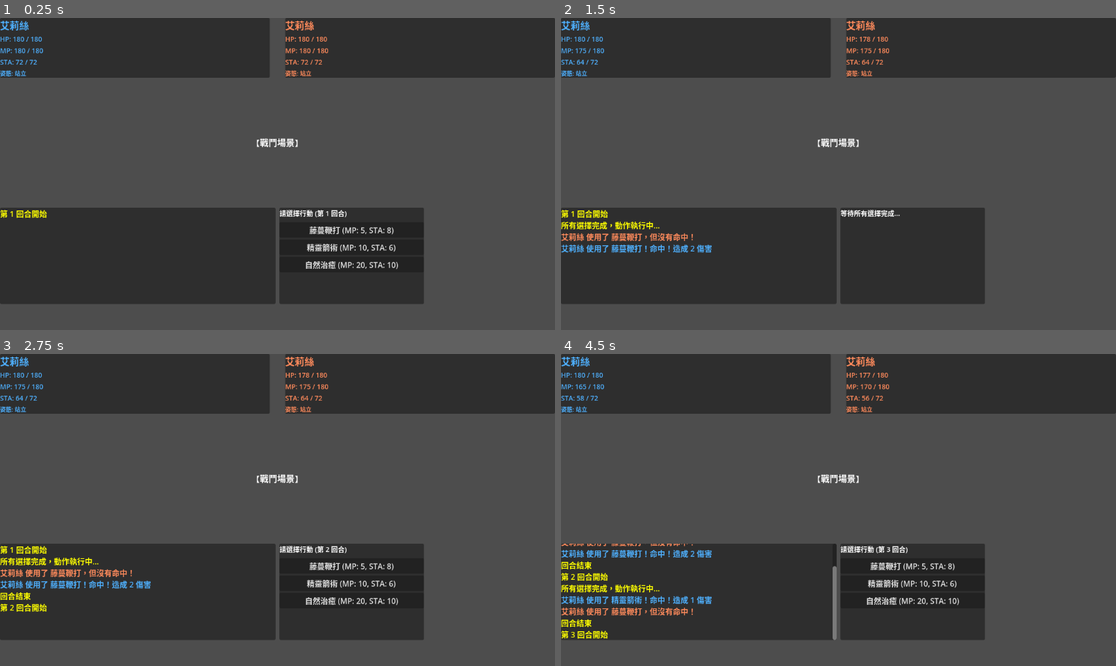
Above: before the commit, frames 1-4 (two rows, left to right).
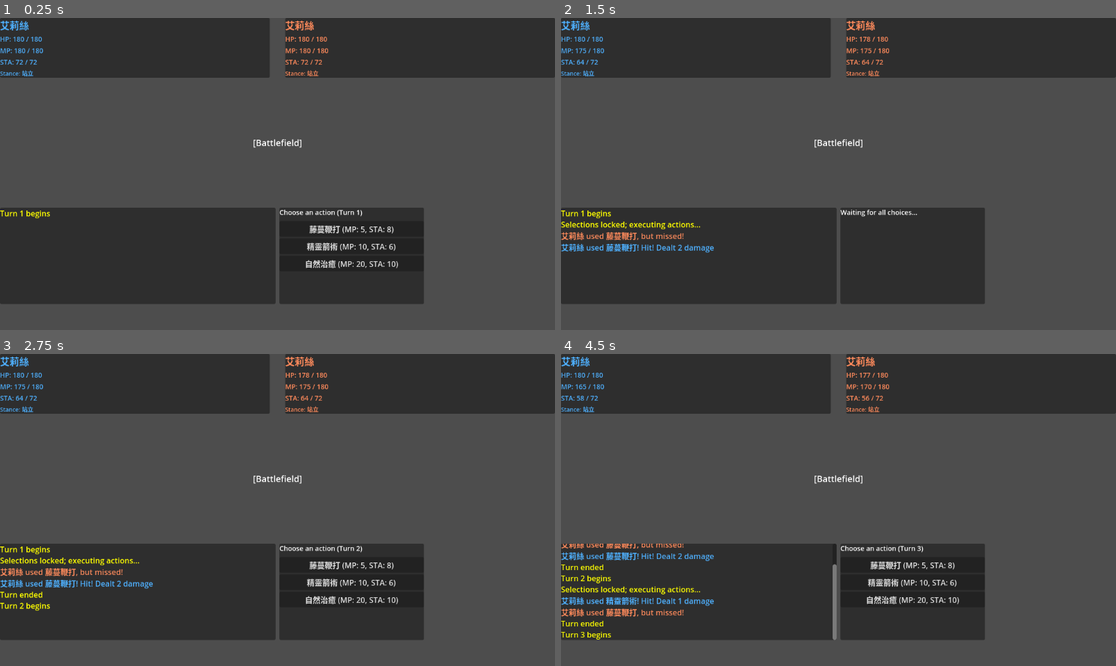
Above: after the commit, the same moments.

Repository: STRockefeller/battle-game-book
Game: Godot game, scene res://scenes/BattleUI.tscn
Same seed, same stepped clock (60 frames per second), same inputs: the game is played once before the commit and once after it. This scene is started directly instead of the project's main scene.
Inputs:
- Up to frame 1 (0.25 s): no input
- Up to frame 2 (1.5 s): click "藤蔓鞭打 (MP: 5, STA: 8)" at 0.5 s; tap Enter at 1.25 s
- Up to frame 3 (2.75 s): tap Space at 2 s
- Up to frame 4 (4.5 s): click "精靈箭術 (MP: 10, STA: 6)" at 2.75 s; tap Enter at 4.25 s

The runs differ from the first frame. In frame 1, 1.3% of the frame differs, in the area x 0-72%, y 16-81%; in frame 2, 2.0%; in frame 3, 2.9%; in frame 4, 3.8%, in the area x 0-72%, y 16-92%.

Commit message:
🌐 localization: Add localization support with English and Traditional Chinese translations

Diff:
--- a/project.godot
+++ b/project.godot
@@ -18,3 +18,4 @@
 [autoload]
 
 BattleConfig="*res://scripts/BattleConfig.gd"
+Localization="*res://scripts/Localization.gd"
--- a/scripts/Battle.gd
+++ b/scripts/Battle.gd
@@ -34,11 +34,13 @@
 @onready var log_content = $MainContainer/BottomContainer/LogBox/MarginContainer/LogContent
 @onready var instruction_label = $MainContainer/BottomContainer/ActionPanel/MarginContainer/VBoxContainer/InstructionLabel
 @onready var moves_container = $MainContainer/BottomContainer/ActionPanel/MarginContainer/VBoxContainer/MovesContainer
+@onready var battle_area_placeholder = $MainContainer/CenterContainer/BattleAreaPlaceholder
 
 # 戰鬥狀態
 var battle_finished: bool = false
 
 func _ready():
+	_apply_translations()
 	# 初始化資源管理系統
 	_initialize_visual_system()
 
@@ -55,6 +57,11 @@
 
 	# 開始戰鬥
 	battle_manager.start_battle()
+
+func _apply_translations() -> void:
+	instruction_label.text = tr("battle.action.instruction")
+	if battle_area_placeholder:
+		battle_area_placeholder.text = tr("battle.placeholder_arena")
 
 ## 初始化視覺系統
 func _initialize_visual_system() -> void:
@@ -116,16 +123,16 @@
 	# 從後端數據更新 UI（從 BattleManager 獲取暫時值）
 	name_label.text = character.name
 	var current_hp = battle_manager.get_current_hp(character)
-	hp_label.text = "HP: %d / %d" % [current_hp, character.max_hp]
-	mp_label.text = "MP: %d / %d" % [battle_manager.get_current_mp(character), character.max_mp]
-	sta_label.text = "STA: %d / %d" % [battle_manager.get_current_sta(character), character.max_sta]
+	hp_label.text = tr("battle.status.hp").format({"current": current_hp, "max": character.max_hp})
+	mp_label.text = tr("battle.status.mp").format({"current": battle_manager.get_current_mp(character), "max": character.max_mp})
+	sta_label.text = tr("battle.status.sta").format({"current": battle_manager.get_current_sta(character), "max": character.max_sta})
 
 	# 從 stance_manager 取得當前姿態
-	var stance_name = "站立"  # 預設值
+	var stance_name = tr("battle.stance.default")
 	if character.stance_manager:
 		stance_name = character.stance_manager.get_current_stance_name()
 
-	stance_label.text = "姿態: %s" % stance_name
+	stance_label.text = tr("battle.status.stance").format({"stance": stance_name})
 
 	# 更新視覺狀態
 	if is_player1 and p1_visual_state:
@@ -165,7 +172,7 @@
 		child.queue_free()
 
 	# 更新提示文本
-	instruction_label.text = "請選擇行動 (第 %d 回合)" % battle_manager.state.turn
+	instruction_label.text = tr("battle.action.prompt").format({"turn": battle_manager.state.turn})
 
 	# 顯示玩家 1 的可用動作按鈕
 	var available_actions = battle_manager._get_available_actions(player1)
@@ -175,18 +182,29 @@
 		var state = battle_manager.get_action_state(player1, action)
 		var cooldown_text = ""
 		if state["cooldown"] > 0:
-			cooldown_text = " - 冷卻 %d 回合" % state["cooldown"]
+			cooldown_text = tr("battle.action.cooldown").format({"turns": state["cooldown"]})
 		var insufficient_text = ""
 		if state["insufficient"]:
-			insufficient_text = " - 資源不足"
-		btn.text = "%s (MP: %d, STA: %d)%s%s" % [action.name, action.cost_mp, action.cost_stamina, cooldown_text, insufficient_text]
+			insufficient_text = tr("battle.action.insufficient")
+		btn.text = tr("battle.action.button").format({
+			"name": action.name,
+			"mp": action.cost_mp,
+			"sta": action.cost_stamina,
+			"cooldown": cooldown_text,
+			"insufficient": insufficient_text
+		})
 		btn.disabled = state["disabled"]
-		btn.tooltip_text = "MP %d/%d, STA %d/%d" % [state["current_mp"], player1.max_mp, state["current_sta"], player1.max_sta]
+		btn.tooltip_text = tr("battle.action.tooltip").format({
+			"current_mp": state["current_mp"],
+			"max_mp": player1.max_mp,
+			"current_sta": state["current_sta"],
+			"max_sta": player1.max_sta
+		})
 		btn.connect("pressed", Callable(self, "_on_action_selected").bind(action))
 		moves_container.add_child(btn)
 
 	# 記錄日誌
-	add_log_entry("第 %d 回合開始" % battle_manager.state.turn, SYSTEM_COLOR)
+	add_log_entry(tr("battle.log.turn_start").format({"turn": battle_manager.state.turn}), SYSTEM_COLOR)
 
 ## 玩家選擇了動作
 func _on_action_selected(action: Action):
@@ -196,15 +214,15 @@
 	for child in moves_container.get_children():
 		child.queue_free()
 
-	instruction_label.text = "等待所有選擇完成..."
+	instruction_label.text = tr("battle.waiting_choices")
 
 ## 所有選擇都完成 - 動作即將執行
 func _on_all_actions_selected():
-	add_log_entry("所有選擇完成，動作執行中...", SYSTEM_COLOR)
+	add_log_entry(tr("battle.all_actions_selected"), SYSTEM_COLOR)
 
 ## 動作執行
 func _on_action_executed(user: Character, target: Character, action: Action, result: Dictionary):
-	var log_message = "%s 使用了 %s" % [user.name, action.name]
+	var log_message = tr("battle.action.use").format({"user": user.name, "action": action.name})
 	var color = _color_for_character(user)
 
 	# 播放動作動畫
@@ -225,7 +243,7 @@
 		visual_player.play_action_sequence(user_sprite, user_visual_state, action.action_assets, user.character_assets)
 
 	if result["hit"]:
-		log_message += "！命中！造成 %d 傷害" % result["actual_damage"]
+		log_message += tr("battle.action.hit").format({"damage": result["actual_damage"]})
 
 		# 播放受擊效果
 		if visual_player and target_sprite and target_visual_state and action.action_assets and target.character_assets:
@@ -235,12 +253,12 @@
 			visual_player.play_hit_sequence(target_sprite, target_visual_state, target.character_assets, action.action_assets.vfx_hit, 0.3)
 
 		if result["status_applied"]:
-			log_message += "，施加了 %s" % result["status_applied"]
+			log_message += tr("battle.action.status_applied").format({"status": result["status_applied"]})
 
 		if result["stance_changed"]:
-			log_message += "，改變了姿態"
+			log_message += tr("battle.action.stance_changed")
 	else:
-		log_message += "，但沒有命中！"
+		log_message += tr("battle.action.miss")
 
 	add_log_entry(log_message, color)
 	update_all_status()
@@ -252,7 +270,7 @@
 
 ## 回合結束
 func _on_turn_ended():
-	add_log_entry("回合結束", SYSTEM_COLOR)
+	add_log_entry(tr("battle.log.turn_end"), SYSTEM_COLOR)
 
 ## 戰鬥結束
 func _on_battle_ended(winner: Character):
@@ -263,8 +281,8 @@
 		child.queue_free()
 
 	if winner:
-		instruction_label.text = "戰鬥結束！勝利者是 %s！按任意鍵返回主選單..." % winner.name
-		add_log_entry("戰鬥結束！勝利者是 %s！" % winner.name, "gold")
+		instruction_label.text = tr("battle.end.win_instruction").format({"winner": winner.name})
+		add_log_entry(tr("battle.end.win_log").format({"winner": winner.name}), "gold")
 
 		# 播放勝利/失敗動畫
 		var is_winner_p1 = (winner == battle_manager.player1)
@@ -280,8 +298,8 @@
 			if loser_visual_state and loser and loser.character_assets:
 				visual_player.play_defeat(loser_sprite, loser_visual_state, loser.character_assets)
 	else:
-		instruction_label.text = "戰鬥結束！平局。按任意鍵返回主選單..."
-		add_log_entry("戰鬥結束！平局", "gold")
+		instruction_label.text = tr("battle.end.draw_instruction")
+		add_log_entry(tr("battle.end.draw_log"), "gold")
 
 func _input(event: InputEvent):
 	if battle_finished and event is InputEventKey and event.pressed:
--- a/scripts/CharacterSelection.gd
+++ b/scripts/CharacterSelection.gd
@@ -7,6 +7,10 @@
 @onready var ai_behavior_container = $MainContainer/RightPanel/AIBehaviorContainer
 @onready var confirm_button = $MainContainer/CenterPanel/ConfirmButton
 @onready var back_button = $MainContainer/CenterPanel/BackButton
+@onready var left_title_label = $MainContainer/LeftPanel/LeftTitle
+@onready var right_title_label = $MainContainer/RightPanel/RightTitle
+@onready var ai_behavior_label = $MainContainer/RightPanel/AIBehaviorLabel
+@onready var enemy_character_label = $MainContainer/RightPanel/EnemyCharacterLabel
 
 # 選擇狀態
 var selected_player_character: Character = null
@@ -20,11 +24,20 @@
 var ai_behaviors: Array[Dictionary] = []
 
 func _ready():
+	_apply_translations()
 	_scan_character_resources()
 	_load_characters()
 	_load_ai_behaviors()
 	_setup_ai_selection()
 	confirm_button.disabled = true
+
+func _apply_translations():
+	left_title_label.text = tr("character_selection.player_label")
+	confirm_button.text = tr("character_selection.start_battle")
+	back_button.text = tr("character_selection.back")
+	right_title_label.text = tr("character_selection.enemy_section")
+	ai_behavior_label.text = tr("character_selection.ai_label")
+	enemy_character_label.text = tr("character_selection.enemy_character")
 
 ## 動態掃描角色資源目錄
 func _scan_character_resources() -> void:
@@ -91,9 +104,12 @@
 func _setup_ai_selection():
 	for ai_info in ai_behaviors:
 		var btn = Button.new()
-		btn.text = "%s\n%s" % [ai_info["name"], ai_info["description"]]
+		var name_text := tr(ai_info.get("name_key", ""))
+		var desc_text := tr(ai_info.get("description_key", ""))
+		btn.text = "%s\n%s" % [name_text, desc_text]
 		btn.custom_minimum_size = Vector2(200, 70)
 		btn.toggle_mode = true
+		btn.set_meta("behavior_id", ai_info["id"])
 
 		if ai_info["id"] == selected_ai_behavior:
 			btn.button_pressed = true
@@ -132,15 +148,7 @@
 	# 更新所有 AI 行為按鈕的狀態
 	for child in ai_behavior_container.get_children():
 		if child is Button:
-			child.button_pressed = false
-
-	# 找到對應的按鈕並設置為按下
-	for child in ai_behavior_container.get_children():
-		if child is Button:
-			match behavior:
-				"random":
-					if child.text == "隨機選擇":
-						child.button_pressed = true
+			child.button_pressed = child.get_meta("behavior_id", "") == behavior
 
 ## 更新確認按鈕狀態
 func _update_confirm_button():
--- /dev/null
+++ b/scripts/Localization.gd
@@ -0,0 +1,51 @@
+# Localization.gd
+# 全域翻譯管理：載入 .po 檔並設定語系
+class_name LocalizationManager
+extends Node
+
+const SUPPORTED_LOCALES := ["en", "zh_TW"]
+const DEFAULT_LOCALE := "zh_TW"
+const TRANSLATION_DIR := "res://i18n"
+
+var _loaded: bool = false
+
+func _ready() -> void:
+	_load_translations()
+	_set_initial_locale()
+
+func _load_translations() -> void:
+	if _loaded:
+		return
+	var dir := DirAccess.open(TRANSLATION_DIR)
+	if dir == null:
+		push_warning("找不到翻譯目錄: %s" % TRANSLATION_DIR)
+		return
+	dir.list_dir_begin()
+	var file_name := dir.get_next()
+	while file_name != "":
+		if not dir.current_is_dir() and file_name.ends_with(".po"):
+			var path := "%s/%s" % [TRANSLATION_DIR, file_name]
+			var translation: Translation = load(path)
+			if translation:
+				TranslationServer.add_translation(translation)
+			else:
+				push_warning("無法載入翻譯檔: %s" % path)
+		file_name = dir.get_next()
+	dir.list_dir_end()
+	_loaded = true
+
+func _set_initial_locale() -> void:
+	var locale := TranslationServer.get_locale()
+	if locale not in SUPPORTED_LOCALES:
+		locale = DEFAULT_LOCALE
+	TranslationServer.set_locale(locale)
+
+func set_locale(locale: String) -> void:
+	var normalized := locale if locale in SUPPORTED_LOCALES else DEFAULT_LOCALE
+	TranslationServer.set_locale(normalized)
+
+func get_locale() -> String:
+	return TranslationServer.get_locale()
+
+func ensure_loaded() -> void:
+	_load_translations()
--- a/scripts/MainMenu.gd
+++ b/scripts/MainMenu.gd
@@ -1,8 +1,29 @@
 # MainMenu.gd
 extends Control
 
+const GAME_VERSION := "0.1.0"
+
+@onready var title_label: Label = $MainContainer/TitleContainer/TitleLabel
+@onready var subtitle_label: Label = $MainContainer/TitleContainer/SubtitleLabel
+@onready var new_game_button: Button = $MainContainer/ButtonContainer/NewGameButton
+@onready var test_battle_button: Button = $MainContainer/ButtonContainer/TestBattleButton
+@onready var settings_button: Button = $MainContainer/ButtonContainer/SettingsButton
+@onready var credits_button: Button = $MainContainer/ButtonContainer/CreditsButton
+@onready var exit_button: Button = $MainContainer/ButtonContainer/ExitButton
+@onready var version_label: Label = $MainContainer/VersionLabel
+
 func _ready():
-	pass
+	_apply_translations()
+
+func _apply_translations():
+	title_label.text = tr("main_menu.title")
+	subtitle_label.text = tr("main_menu.subtitle")
+	new_game_button.text = tr("main_menu.new_game")
+	test_battle_button.text = tr("main_menu.test_battle")
+	settings_button.text = tr("main_menu.settings")
+	credits_button.text = tr("main_menu.credits")
+	exit_button.text = tr("main_menu.exit")
+	version_label.text = tr("main_menu.version").format({"version": GAME_VERSION})
 
 func _on_new_game_pressed():
 	print("開始遊戲 - 功能待實現")
--- a/scripts/ai/AIFactory.gd
+++ b/scripts/ai/AIFactory.gd
@@ -26,26 +26,26 @@
 	return [
 		{
 			"id": "random",
-			"name": "隨機 AI",
-			"description": "完全隨機選擇動作，適合測試和新手",
+			"name_key": "ai.random.name",
+			"description_key": "ai.random.description",
 			"difficulty": 1
 		},
 		{
 			"id": "aggressive",
-			"name": "攻擊型 AI",
-			"description": "優先選擇高傷害動作，攻擊性強",
+			"name_key": "ai.aggressive.name",
+			"description_key": "ai.aggressive.description",
 			"difficulty": 3
 		},
 		{
 			"id": "defensive",
-			"name": "防守型 AI",
-			"description": "注重生存，優先防禦和恢復動作",
+			"name_key": "ai.defensive.name",
+			"description_key": "ai.defensive.description",
 			"difficulty": 2
 		},
 		{
 			"id": "balanced",
-			"name": "平衡型 AI",
-			"description": "根據戰況靈活調整策略，攻防兼備",
+			"name_key": "ai.balanced.name",
+			"description_key": "ai.balanced.description",
 			"difficulty": 4
 		}
 	]
Not shown, added: i18n/en.po
Not shown, added: i18n/zh_TW.po
Not shown, added: scripts/Localization.gd.uid
